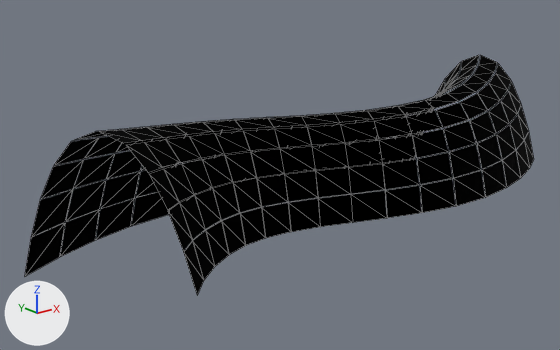
A saved change to the glTF model data_shade.glb.
The view is the same before and after, from a camera (50 mm lens) standing at (-17.3, -18.8, 9.1) and looking at (-1.6, 0.9, 1.2). Arrows for +X, +Y and +Z are at lower left; the lights stay in place. The first picture is the older version. Mesh edges are drawn as thin lines.

Before the edit, the objects in view are built like this:
```python
me_mesh_0 = bpy.data.meshes.new('Mesh_0')
me_mesh_0.from_pydata(...)  # 640 vertices, 320 faces; spans x -10.5..10.5, y -3.0..3.0, z 0.0..4.3
me_mesh_0.materials.append(mat_material_0)
ob_그늘일사 = bpy.data.objects.new('그늘일사', me_mesh_0)
ob_그늘일사.location = (0.0, 0.0, 0.0)
```
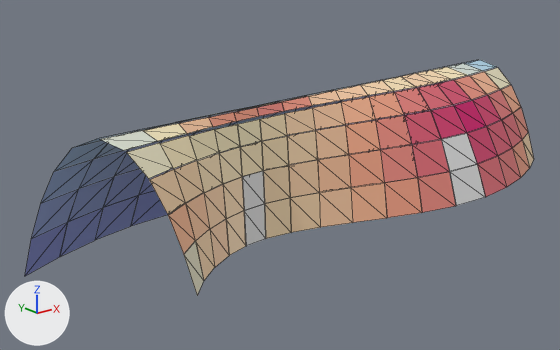
The change, as a diff of the scene's bpy script:
```diff
--- a/data_shade.glb.py
+++ b/data_shade.glb.py
@@ mat_defaultmaterial @@
+mat_defaultmaterial = bpy.data.materials.new('DefaultMaterial')
+mat_defaultmaterial.use_nodes = True; mat_defaultmaterial.node_tree.nodes.clear()
+_N = mat_defaultmaterial.node_tree.nodes; _L = mat_defaultmaterial.node_tree.links
+n0 = _N.new('ShaderNodeOutputMaterial'); n0.name = 'Material Output'
+n1 = _N.new('ShaderNodeBsdfPrincipled'); n1.name = 'Principled BSDF'
+n2 = _N.new('ShaderNodeVertexColor'); n2.name = 'Color Attribute'
+_L.new(n1.outputs[0], n0.inputs[0])  # 'BSDF' to 'Surface'
+_L.new(n2.outputs[0], n1.inputs[0])  # 'Color' to 'Base Color'
@@ me_mesh_0 @@
 # used by ob_그늘일사; location = (0.0, 0.0, 0.0)
-me_mesh_0.from_pydata(...)  # 640 vertices, 320 faces; spans x -10.5..10.5, y -3.0..3.0, z 0.0..4.3
-me_mesh_0.materials.append(mat_material_0)
+me_mesh_0.from_pydata(...)  # 640 vertices, 320 faces; spans x -10.5..10.5, y -3.0..3.0, z 0.0..4.1
+# me_mesh_0 part 1: the loose piece of 4 vertices spanning x -10.3..-8.9, y 0.4..1.4, z 1.2..2.3 is moved by (0.0, -0.1, 0.0)
+# me_mesh_0 part 2: the loose piece of 4 vertices spanning x -7.9..-7.0, y -2.7..-1.8, z 1.2..2.3 is moved by (0.0, -0.1, 0.0)
+# me_mesh_0 part 3: the loose piece of 4 vertices spanning x 8.9..10.3, y -1.4..-0.4, z 1.2..2.3 is moved by (0.0, 0.1, 0.0)
+# me_mesh_0 part 4: 558 of 640 vertices moved; they spanned x -10.1..10.1, y -2.7..2.7, z 0.9..4.3 and now span x -10.1..10.1, y -2.7..2.7, z 1.1..4.1; mean shift (0.0, 0.0, 0.3); largest move (-4.6, 0.8, 3.6) -> (-4.5, -0.6, 4.1)
+# me_mesh_0 part 5: 134 faces centred in x -10.0..8.8, y -0.6..2.6, z 0.3..4.1 are repainted in the vertex colours; the middle colour goes from blue #8b9bd2 to blue #8999d1
+# me_mesh_0 part 6: 86 faces centred in x -8.0..10.0, y -2.7..0.7, z 0.3..3.9 are repainted in the vertex colours; the middle colour goes from beige #f8b28f to beige #fac9a7
+# me_mesh_0 part 7: 80 faces centred in x -8.4..8.4, y -2.4..1.3, z 0.4..4.1 are repainted in the vertex colours; the middle colour goes from pink #e78c81 to beige #fbd6af
+# other edits to the shape of me_mesh_0 do not show in these pictures
+me_mesh_0.materials.append(mat_defaultmaterial)
```

Pixel boxes [x1, y1, x2, y2] of what changed, in the pictures (560 x 350 px; the box of a moved part takes in the faces that stretch with it):
'그늘일사', recoloured, reshaped: before [25, 55, 534, 295]; after [25, 60, 534, 295]
part 1 of me_mesh_0, moved or reshaped: before [31, 189, 73, 237]; after [31, 189, 78, 239]
part 2 of me_mesh_0, moved or reshaped: before [168, 203, 192, 252]; after [168, 203, 195, 254]
part 3 of me_mesh_0, moved or reshaped: before [518, 105, 528, 140]; after [513, 108, 528, 140]
part 4 of me_mesh_0, moved or reshaped: before [25, 55, 534, 295]; after [25, 60, 534, 295]
part 5 of me_mesh_0, recoloured: [25, 60, 496, 276] in both
part 6 of me_mesh_0, recoloured: [131, 68, 534, 295] in both
part 7 of me_mesh_0, recoloured: before [99, 75, 517, 255]; after [100, 67, 512, 255]
